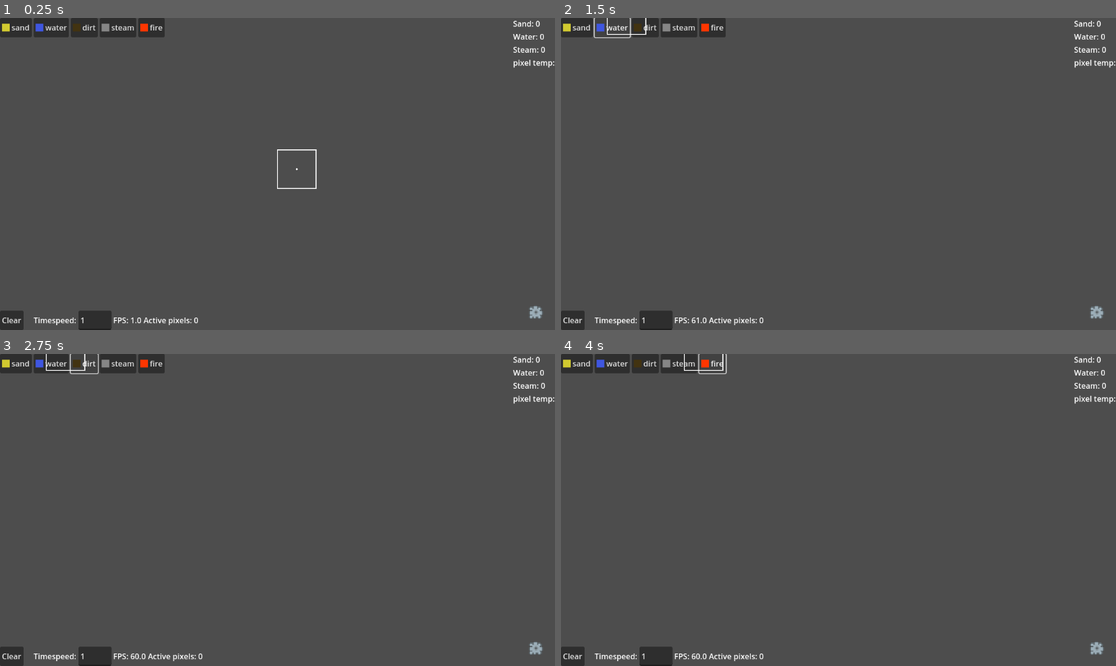
Above: before the commit, frames 1-4 (two rows, left to right).
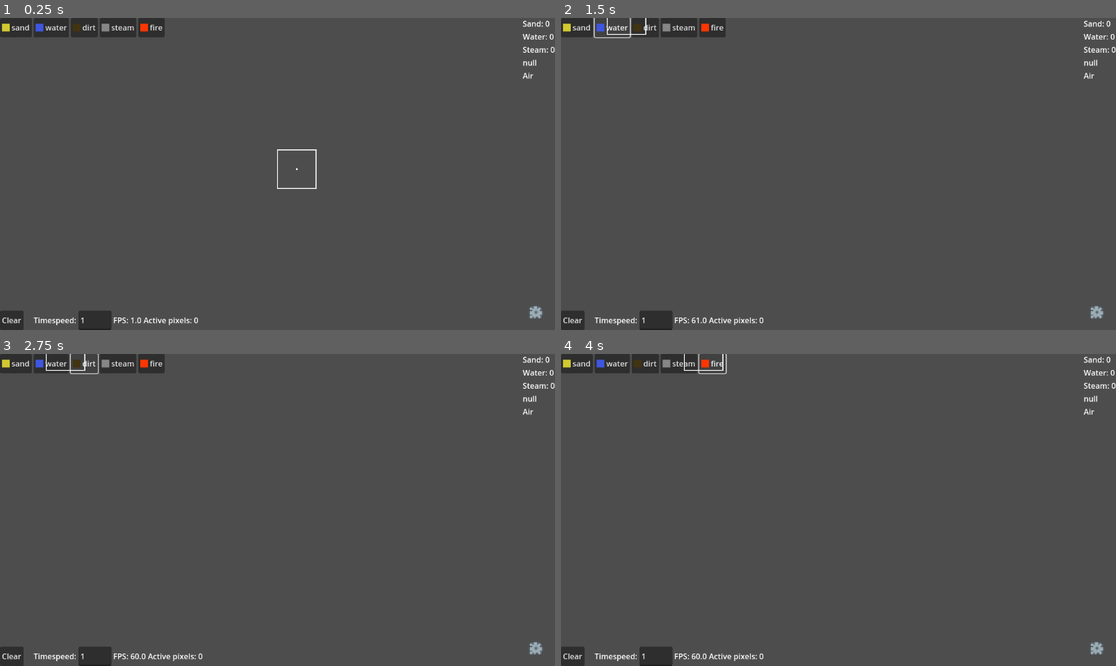
Above: after the commit, the same moments.

Repository: Abunanapro/Celullular-Automaton-Godot
Game: Godot game, scene res://Scenes/Game.tscn
Two runs of this game, one before a commit and one after it. Both use one fixed random seed, a clock stepped at 60 frames per second and the inputs below.
Inputs:
- Up to frame 1 (0.25 s): no input
- Up to frame 2 (1.5 s): click "sand" at 0.5 s; click "water" at 1.25 s
- Up to frame 3 (2.75 s): click "dirt" at 2 s
- Up to frame 4 (4 s): click "steam" at 2.75 s; click "fire" at 3.5 s

The runs differ from the first frame. In frame 1, 0.3% of the frame differs, in the area x 92-100%, y 0-20%; in frame 2, 0.3%; in frame 3, 0.3%; in frame 4, 0.3%.

Commit message:
Added a new func that simulates sand like materials

Diff:
--- a/Scenes/Game.tscn
+++ b/Scenes/Game.tscn
@@ -168,6 +168,7 @@
 
 [node name="VBoxContainer" type="VBoxContainer" parent="CanvasLayer/UI/MarginContainer"]
 layout_mode = 2
+alignment = 1
 
 [node name="SandCount" type="Label" parent="CanvasLayer/UI/MarginContainer/VBoxContainer"]
 layout_mode = 2
@@ -182,6 +183,10 @@
 text = "Steam:"
 
 [node name="selected temp" type="Label" parent="CanvasLayer/UI/MarginContainer/VBoxContainer"]
+layout_mode = 2
+text = "pixel temp:"
+
+[node name="selected material" type="Label" parent="CanvasLayer/UI/MarginContainer/VBoxContainer"]
 layout_mode = 2
 text = "pixel temp:"
 
--- a/Scripts/sandsystem.gd
+++ b/Scripts/sandsystem.gd
@@ -11,13 +11,14 @@
 const CDispersionList=[2,5,0,5,2]
 var DispersionList=[2,5,0,5,2]
 const ActiveMaterialList=[1,2,4,5] #Place here material IDS that you want to "tick"
+const MaterialNames=["0","Sand","Water","Dirt","Steam","Fire","Wood","Air"]#names  of each material related to id, always keep the 0 and the air names so this works porperly
 #-----
 #FIRE RELATED THINGS
 var fire_lifespan: Dictionary = {} # Vector2i -> int (ticks remaining)
 const FlammableList = [ID_DIRT]    # add any other IDs you want fire to consume
 const FIRE_MIN_LIFE = 15
 const FIRE_MAX_LIFE = 35
-const FIRE_SPREAD_CHANCE = 0.35    # chance per tick to ignite an eligible neighbor
+const FIRE_SPREAD_CHANCE = 0.05    # chance per tick to ignite an eligible neighbor
 const FIRE_EXTINGUISH_ON_WATER = true
 #------
 var temperature_map: Dictionary = {}
@@ -43,6 +44,7 @@
 @onready var fpslabel =$"../CanvasLayer/UI/MarginContainer3/HBoxContainer/fpss"
 @onready var updateslabel =$"../CanvasLayer/UI/MarginContainer3/HBoxContainer/updates"
 #material update labels
+@onready var selectedmaterialLabel=$"../CanvasLayer/UI/MarginContainer/VBoxContainer/selected material"
 @onready var tempselectedLabel=$"../CanvasLayer/UI/MarginContainer/VBoxContainer/selected temp"
 @onready var SandCountLabel=$"../CanvasLayer/UI/MarginContainer/VBoxContainer/SandCount"
 @onready var WaterCountLabel=$"../CanvasLayer/UI/MarginContainer/VBoxContainer/WaterCount"
@@ -107,6 +109,16 @@
 		holding = false
 		holdingDelete=false
 
+
+	if temperature_map.get(tilemap.local_to_map(tilemap.to_local(get_viewport().get_mouse_position()))):
+		tempselectedLabel.text=str(temperature_map.get(tilemap.local_to_map(tilemap.to_local(get_viewport().get_mouse_position()))))+"Cº"
+	else:
+		tempselectedLabel.text="null"
+
+	if tilemap.get_cell_source_id(tilemap.local_to_map(tilemap.to_local(get_viewport().get_mouse_position()))):
+		selectedmaterialLabel.text=str(MaterialNames[tilemap.get_cell_source_id(tilemap.local_to_map(tilemap.to_local(get_viewport().get_mouse_position())))])
+	else:
+		selectedmaterialLabel.text="null"
 
 	fpslabel.text=("FPS: "+str(Engine.get_frames_per_second()))
 	SandCountLabel.text=("Sand: "+str(SandUpdates))
@@ -254,12 +266,56 @@
 	temperature_map[a] = b_temp
 	temperature_map[b] = a_temp
 
-# Handles gas/liquid-like movement: water falls, steam rises, and if blocked
-# in that primary direction, they spread sideways looking for a gap.
-#
-# `dir` is the "preferred" direction of travel:
-#   Vector2i(0, 1)  = down (water)
-#   Vector2i(0, -1) = up   (steam)
+
+func simulate_powder(cell: Vector2i, ID: int, dir: Vector2i, ProccesedCells: Dictionary) -> void:
+	var density = DensityList[ID - 1]
+	var variation = tilemap.get_cell_alternative_tile(cell)
+
+	var fwd = cell + dir                          # straight ahead (e.g. directly below)
+	var diag_left = cell + dir + Vector2i(-1, 0)   # ahead-and-left (e.g. down-left)
+	var diag_right = cell + dir + Vector2i(1, 0)   # ahead-and-right (e.g. down-right)
+	var side_left = cell + Vector2i(-1, 0)         # directly beside, same row (used as a "clearance check")
+	var side_right = cell + Vector2i(1, 0)
+	#case 1 just falling without being blocked by anything
+	if tilemap.get_cell_source_id(fwd)==-1 and not ProccesedCells.has(fwd) and not ProccesedCells.has(cell):
+		move_material(cell,fwd,ID,variation)
+		return
+	#case 2 where we want to move to is occupied by something LESS dense
+	if tilemap.get_cell_source_id(fwd)!=-1 and DensityList[tilemap.get_cell_source_id(fwd) - 1]< density and not ProccesedCells.has(fwd) and not ProccesedCells.has(cell):
+		swap_material(cell,fwd)
+		return
+	#case 3 where we want to move to is occupuied by a denser or same density material
+	if randi_range(0, 1) == 1:
+		if tilemap.get_cell_source_id(diag_left) == -1 and tilemap.get_cell_source_id(side_left) == -1 and not ProccesedCells.has(diag_left) and not ProccesedCells.has(cell):
+			move_material(cell, diag_left, ID, variation)
+			ProccesedCells[cell] = true
+			ProccesedCells[diag_left] = true
+			return
+			#try to swap lighter materials that are on our diag left
+		if tilemap.get_cell_source_id(side_left) != -1 and tilemap.get_cell_source_id(diag_left) != -1 and DensityList[tilemap.get_cell_source_id(side_left) - 1] != null and DensityList[tilemap.get_cell_source_id(diag_left) - 1] != null:
+			if DensityList[tilemap.get_cell_source_id(diag_left) - 1] < density and DensityList[tilemap.get_cell_source_id(side_left) - 1] < density and not ProccesedCells.has(cell) and not ProccesedCells.has(diag_left):
+				swap_material(cell, diag_left)
+				ProccesedCells[cell] = true
+				ProccesedCells[diag_left] = true
+				return
+
+	else:
+		if tilemap.get_cell_source_id(diag_right) == -1 and tilemap.get_cell_source_id(side_right) == -1 and not ProccesedCells.has(cell) and not ProccesedCells.has(diag_right):
+			move_material(cell, diag_right, ID, variation)
+			ProccesedCells[cell] = true
+			ProccesedCells[diag_right] = true
+			return
+		#try to swap lighter materials that are on our diag right
+		if tilemap.get_cell_source_id(side_right) != -1 and tilemap.get_cell_source_id(diag_right) != -1 and DensityList[tilemap.get_cell_source_id(side_right) - 1] != null and DensityList[tilemap.get_cell_source_id(diag_right) - 1] != null:
+			if DensityList[tilemap.get_cell_source_id(diag_right) - 1] < density and DensityList[tilemap.get_cell_source_id(side_right) - 1] < density and not ProccesedCells.has(cell) and not ProccesedCells.has(diag_right):
+				swap_material(cell, diag_right)
+				ProccesedCells[cell] = true
+				ProccesedCells[diag_right] = true
+
+# Handles liquid movement: water, steam... and if blocked they spread sideways looking for a gap.
+# dir:
+#   Vector2i(0, 1)  = down
+#   Vector2i(0, -1) = up
 func simulate_fluid(cell: Vector2i, ID: int, dir: Vector2i, ProccesedCells: Dictionary) -> void:
 	var density = DensityList[ID - 1]
 	var dispersion = DispersionList[ID - 1] # how many tiles sideways this material can "look" for a gap
@@ -301,8 +357,12 @@
 			move_material(cell, cell + Vector2i(-d, 0), ID, variation)
 			ProccesedCells[cell] = true
 			ProccesedCells[cell + Vector2i(-d, 0)] = true
-
-
+#this is just the same as liquid but it has a chance of not moving lol
+func simulate_viscous(cell: Vector2i, ID: int, dir: Vector2i, ProccesedCells: Dictionary, move_chance: float) -> void:
+	if randf() > move_chance:
+		ProccesedCells[cell] = true # too viscouse to move try next tick :D
+		return
+	simulate_fluid(cell, ID, dir, ProccesedCells)
 
 
 
@@ -322,7 +382,7 @@
 	WaterUpdates=0
 	SteamUpdates=0
 	for cell in cells:
-		var cellIndex = tilemap.get_cell_source_id(cell)
+
 		updates=updates+1
 		var up = cell + Vector2i(0, -1)
 		var down = cell + Vector2i(0, 1)
@@ -332,54 +392,12 @@
 		var right = cell + Vector2i(1, 0)
 
 		if not ProccesedCells.has(cell):
-			match cellIndex:
+			match tilemap.get_cell_source_id(cell):
 				ID_SAND:
-
-					#Update counter
+					simulate_powder(cell,ID_SAND,Vector2i(0,1),ProccesedCells)
 					SandUpdates=SandUpdates+1
-					#Sand Information
-					var ID=ID_SAND
-					var density=DensityList[ID_SAND-1]
-					var dispersion =DispersionList[ID_SAND-1]
-					var variation=tilemap.get_cell_alternative_tile(cell)
-					if tilemap.get_cell_source_id(down)==-1 and not ProccesedCells.has(down) and not ProccesedCells.has(cell):
-						tilemap.set_cell(cell,-1)
-						tilemap.set_cell(down, ID,Vector2i(0, 0),variation)
-						ProccesedCells[cell] = true
-						ProccesedCells[down] = true
-					else:
-						if DensityList[tilemap.get_cell_source_id(down)-1]!=null:
-							if DensityList[tilemap.get_cell_source_id(down)-1]<density and not ProccesedCells.has(down) and not ProccesedCells.has(cell):
-								tilemap.set_cell(cell,tilemap.get_cell_source_id(down),Vector2i(0, 0),tilemap.get_cell_alternative_tile(down))
-								tilemap.set_cell(down, ID,Vector2i(0, 0),variation)
-								ProccesedCells[cell] = true
-								ProccesedCells[down] = true
-
-						if randi_range(0,1) ==1:
-							if tilemap.get_cell_source_id(left_bottom)==-1 and tilemap.get_cell_source_id(left)==-1 and not ProccesedCells.has(left_bottom) and not ProccesedCells.has(cell):
-								tilemap.set_cell(cell,-1)
-								tilemap.set_cell(left_bottom, ID,Vector2i(0, 0),variation)
-								ProccesedCells[cell] = true
-								ProccesedCells[left_bottom] = true
-							elif DensityList[tilemap.get_cell_source_id(left)-1]!=null and DensityList[tilemap.get_cell_source_id(left_bottom)-1]!=null:
-								if DensityList[tilemap.get_cell_source_id(left_bottom)-1]<density and DensityList[tilemap.get_cell_source_id(left)-1]<density and not ProccesedCells.has(cell) and not ProccesedCells.has(left_bottom):
-									tilemap.set_cell(cell,tilemap.get_cell_source_id(left_bottom),Vector2i(0, 0),tilemap.get_cell_alternative_tile(left_bottom))
-									tilemap.set_cell(left_bottom, ID,Vector2i(0, 0),variation)
-									ProccesedCells[cell] = true
-									ProccesedCells[left_bottom] = true
-						else:
-							if tilemap.get_cell_source_id(right_bottom)==-1 and tilemap.get_cell_source_id(right)==-1 and not ProccesedCells.has(cell) and not ProccesedCells.has(right_bottom):
-								tilemap.set_cell(cell,-1)
-								tilemap.set_cell(right_bottom, ID,Vector2i(0, 0),variation)
-								ProccesedCells[cell] = true
-								ProccesedCells[right_bottom] = true
-
-							elif DensityList[tilemap.get_cell_source_id(right)-1]!=null and DensityList[tilemap.get_cell_source_id(right_bottom)-1]!=null:
-								if DensityList[tilemap.get_cell_source_id(right_bottom)-1]<density and DensityList[tilemap.get_cell_source_id(right)-1]<density and not ProccesedCells.has(cell) and not ProccesedCells.has(right_bottom):
-									tilemap.set_cell(cell,tilemap.get_cell_source_id(right_bottom),Vector2i(0, 0),tilemap.get_cell_alternative_tile(right_bottom))
-									tilemap.set_cell(right_bottom, ID,Vector2i(0, 0),variation)
-									ProccesedCells[cell] = true
-									ProccesedCells[right_bottom] = true
+
+
 				ID_WATER:
 					simulate_fluid(cell,ID_WATER,Vector2i(0,1),ProccesedCells)
 					WaterUpdates=WaterUpdates+1
